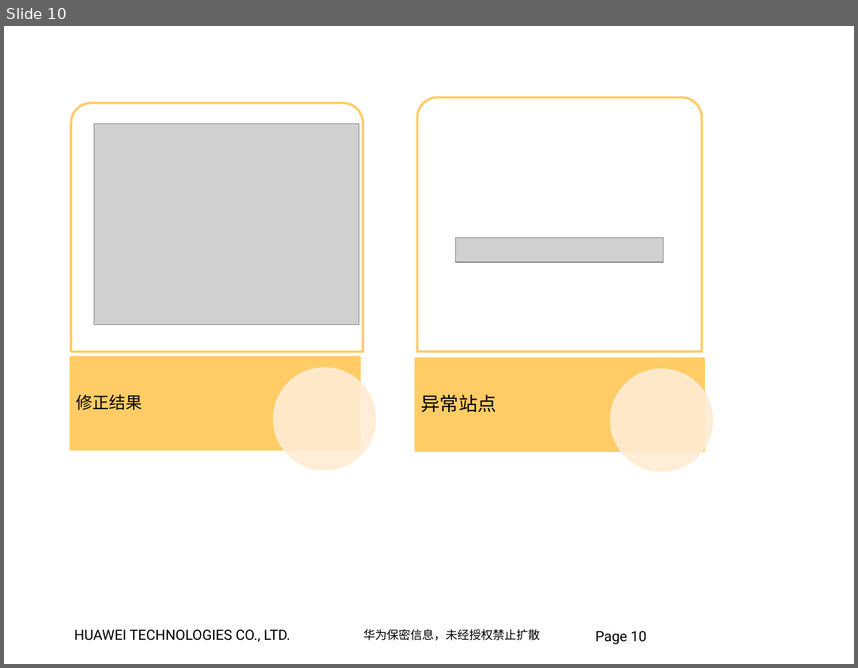
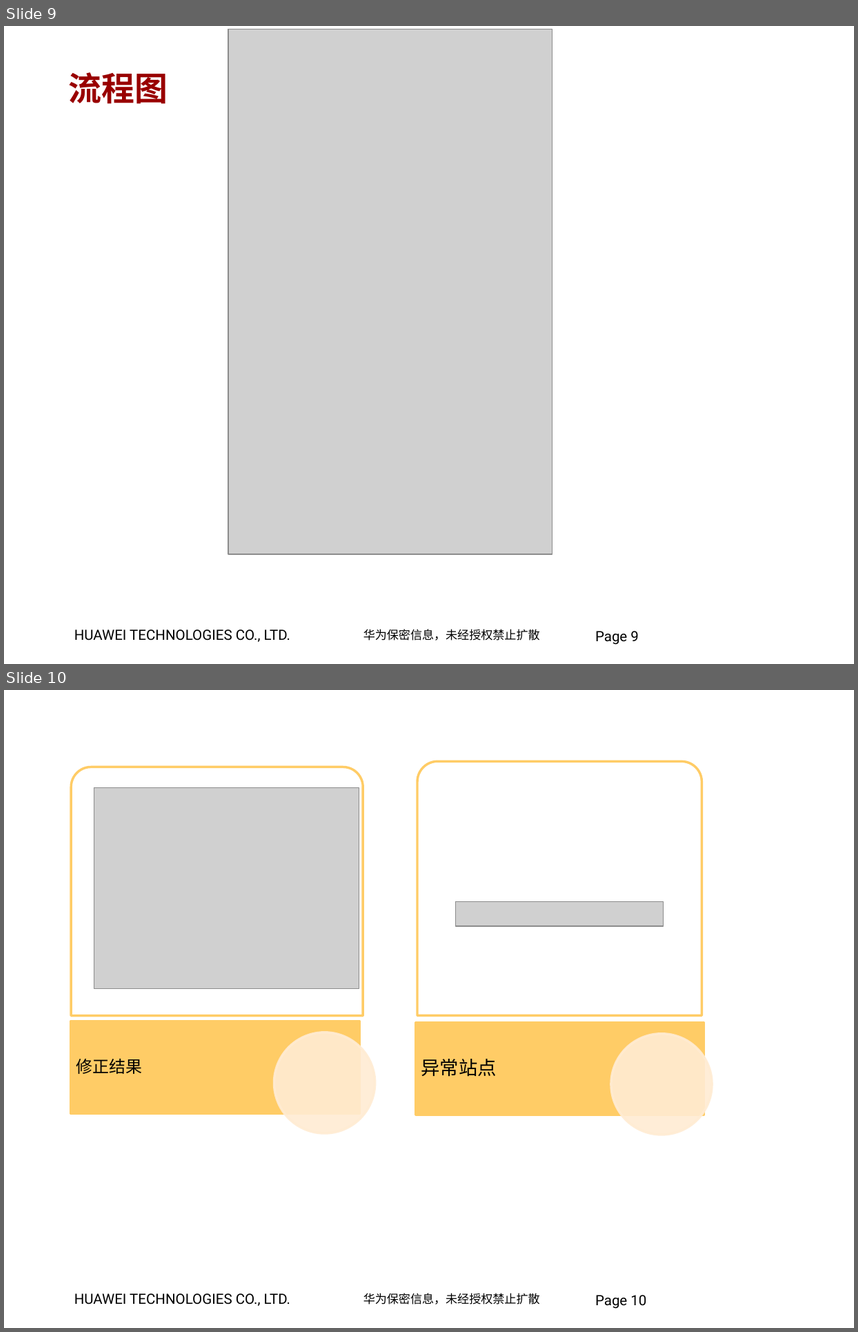
Before and after one commit to jumpjumpdog/Company, a slide deck: LTE产品部实习生转录用答辩模板.pptx. Shown one above the other, each under a label of ours: slide 10 before the commit, slides 9 and 10 after it. The pictures are 858x668 and 858x1332 pixels, drawn with LibreOffice and Linux fonts; fonts in the diff are those of the drawing; grey boxes stand for pictures; background and template pictures are left out. Boxes give left, top, right and bottom in pixels: in the first picture for what was removed or moved away, otherwise in the second. Text is boxed around its words. In the diff, an @@ line names an element or a change of style, - is before the commit and + after.

```diff
--- a/LTE产品部实习生转录用答辩模板.pptx
+++ b/LTE产品部实习生转录用答辩模板.pptx
@@ slide 9 added at [4, 26, 854, 664], background #FFFFFF; not listed: 3 template elements that a slide beside it also shows @@
@@ picture added at [228, 29, 553, 554] @@
@@ text added at [69, 72, 168, 104], 28 pt, text #990000, bold @@
+流程图
```
Also in this commit, not shown: 2 slides changed, 1 other slide added, 2 slides removed.
